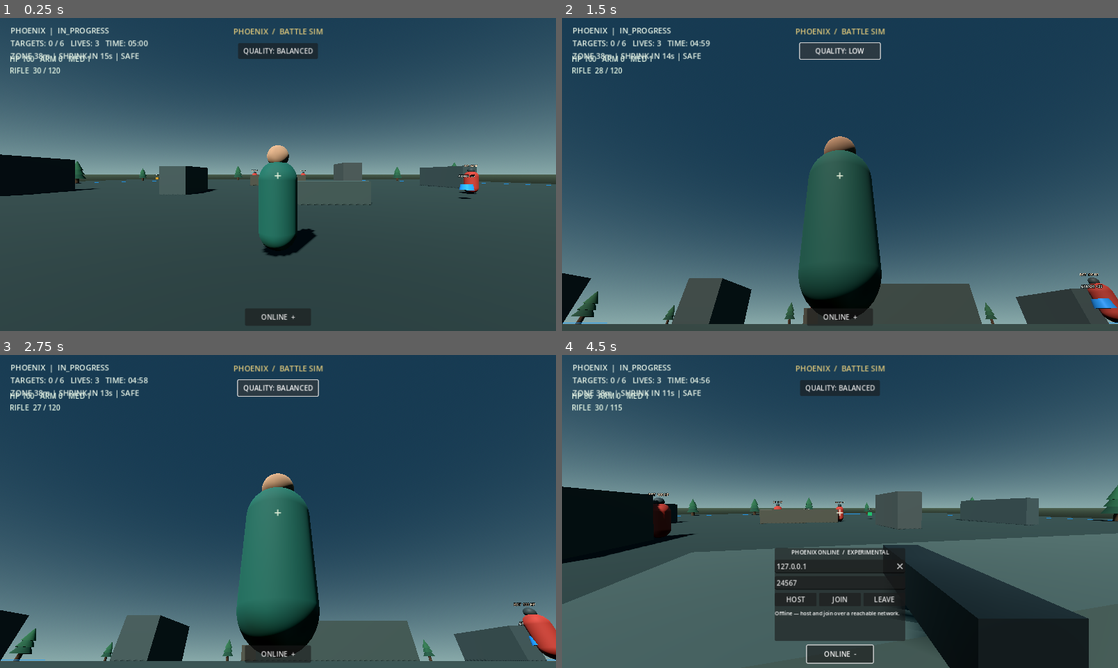
Above: before the commit, frames 1-4 (two rows, left to right).
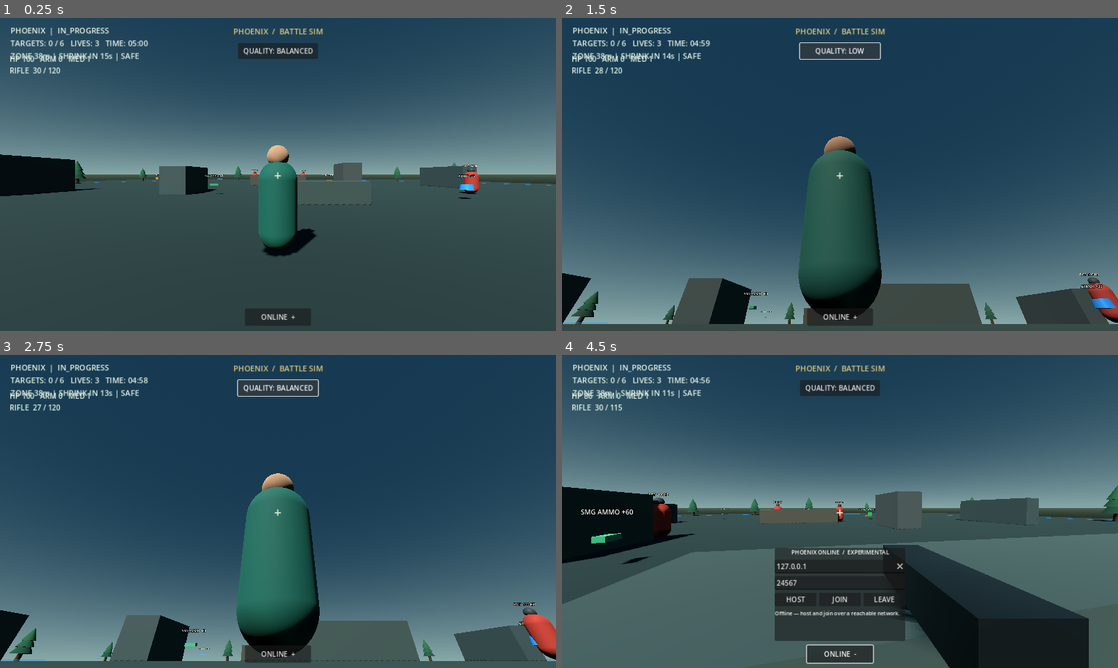
Above: after the commit, the same moments.

Repository: rannarmenu/project-phoenix-battle-royale
Game: Godot game, scene res://scenes/main.tscn
Same seed, same stepped clock (60 frames per second), same inputs: the game is played once before the commit and once after it.
Inputs (mouse positions are in pixels of both pictures, inside the frame that each line leads up to):
- Up to frame 1 (0.25 s): no input
- Up to frame 2 (1.5 s): click "QUALITY: BALANCED" at 0.5 s; click "QUALITY: HIGH" at 1.25 s
- Up to frame 3 (2.75 s): click "QUALITY: LOW" at 2 s
- Up to frame 4 (4.5 s): click "ONLINE +" at 2.75 s; move the mouse to (834, 517) at 3.52 s; hold W (move_forward) from 3.53 s (still down); tap V at 3.6 s; click (834, 517) at 3.67 s; move the mouse to (878, 514) at 4.27 s; tap R at 4.35 s

The runs differ from the first frame. In frame 1, less than 0.1% of the frame differs, in the area x 36-60%, y 50-57%; in frame 2, less than 0.1%; in frame 3, less than 0.1%; in frame 4, 0.3%, in the area x 3-57%, y 48-67%.

Commit message:
Add four weapon ammo pickups to arena loot

Diff:
--- a/scripts/main.gd
+++ b/scripts/main.gd
@@ -228,13 +228,18 @@
 		Vector3(1.0, 0.0, -24.0),
 		Vector3(24.0, 0.0, -10.0),
 		Vector3(-24.0, 0.0, -21.0),
-		Vector3(5.0, 0.0, 24.0)
+		Vector3(5.0, 0.0, 24.0),
+		Vector3(-5.0, 0.0, 4.0),
+		Vector3(7.0, 0.0, -8.0),
+		Vector3(-11.0, 0.0, -19.0),
+		Vector3(20.0, 0.0, 11.0)
 	]
 	var item_types: Array[StringName] = [
 		&"ammo", &"medkit", &"armor", &"ammo",
-		&"armor", &"medkit", &"ammo", &"medkit"
+		&"armor", &"medkit", &"ammo", &"medkit",
+		&"weapon_smg", &"weapon_shotgun", &"weapon_sniper", &"weapon_pistol"
 	]
-	var amounts: Array[int] = [45, 1, 35, 30, 40, 1, 60, 1]
+	var amounts: Array[int] = [45, 1, 35, 30, 40, 1, 60, 1, 60, 24, 10, 36]
 	for index in range(positions.size()):
 		var pickup: Node3D = LootScript.new()
 		pickup.name = "Loot_%02d" % (index + 1)
